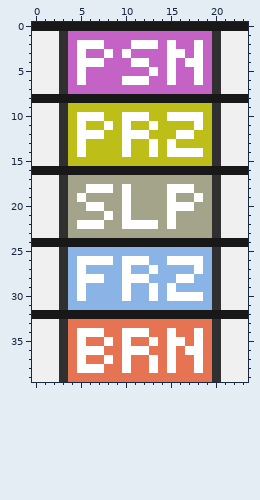
Edited in one commit: pixel-art sprite (graphics/battle_interface/status4.png). Above, as it was before the edit.
The file is 24x40 pixels.
After the commit:
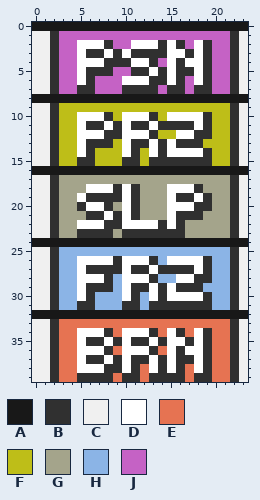
Palette (. is transparent): A #181818  B #303030  C #f0f0f0  D #ffffff  E #e67352  F #bebe18  G #a4a48b  H #8bb4e6  J #c562c5
Author's note on the commit: Updated status icons. Fixed HP bar anim palette.
Difference:
@@ x 0..23 @@
  0 AAAAAAAAAAAAAAAAAAAAAAAA
- 1 CCCBJJJJJJJJJJJJJJJJBCCC
- 2 CCCBJDDDJJJDDDJDJJDJBCCC
- 3 CCCBJDJJDJDJJJJDDJDJBCCC
- 4 CCCBJDDDJJJDDJJDJDDJBCCC
- 5 CCCBJDJJJJJJJDJDJJDJBCCC
- 6 CCCBJDJJJJDDDJJDJJDJBCCC
- 7 CCCBJJJJJJJJJJJJJJJJBCCC
+ 1 CCBJJJJJJJJJJJJJJJJJJJBC
+ 2 CCBJJDDDBJJDDDBDBJDBJJBC
+ 3 CCBJJDBBDBDBBBBDDBDBJJBC
+ 4 CCBJJDDDBBBDDBJDBDDBJJBC
+ 5 CCBJJDBBBJJBBDBDBBDBJJBC
+ 6 CCBJJDBJJJDDDBBDBJDBJJBC
+ 7 CCBJJBBJJJBBBBJBBJBBJJBC
  8 AAAAAAAAAAAAAAAAAAAAAAAA
- 9 CCCBFFFFFFFFFFFFFFFFBCCC
-10 CCCBFDDDFFDDDFFDDDDFBCCC
-11 CCCBFDFFDFDFFDFFFFDFBCCC
-12 CCCBFDDDFFDDDFFFDDFFBCCC
-13 CCCBFDFFFFDFFDFDFFFFBCCC
-14 CCCBFDFFFFDFFDFDDDDFBCCC
-15 CCCBFFFFFFFFFFFFFFFFBCCC
+ 9 CCBFFFFFFFFFFFFFFFFFFFBC
+10 CCBFFDDDBFDDDBFDDDDBFFBC
+11 CCBFFDBBDBDBBDBBBBDBFFBC
+12 CCBFFDDDBBDDDBFFDDBBFFBC
+13 CCBFFDBBBFDBBDBDBBBFFFBC
+14 CCBFFDBFFFDBFDBDDDDBFFBC
+15 CCBFFBBFFFBBFBBBBBBBFFBC
 16 AAAAAAAAAAAAAAAAAAAAAAAA
-17 CCCBGGGGGGGGGGGGGGGGBCCC
-18 CCCBGGDDDGDGGGGDDDGGBCCC
-19 CCCBGDGGGGDGGGGDGGDGBCCC
-20 CCCBGGDDGGDGGGGDDDGGBCCC
-21 CCCBGGGGDGDGGGGDGGGGBCCC
-22 CCCBGDDDGGDDDDGDGGGGBCCC
-23 CCCBGGGGGGGGGGGGGGGGBCCC
+17 CCBGGGGGGGGGGGGGGGGGGGBC
+18 CCBGGGDDDBDBGGGDDDBGGGBC
+19 CCBGGDBBBBDBGGGDBBDBGGBC
+20 CCBGGBDDBGDBGGGDDDBBGGBC
+21 CCBGGGBBDBDBGGGDBBBGGGBC
+22 CCBGGDDDBBDDDDBDBGGGGGBC
+23 CCBGGBBBBGBBBBBBBGGGGGBC
 24 AAAAAAAAAAAAAAAAAAAAAAAA
-25 CCCBHHHHHHHHHHHHHHHHBCCC
-26 CCCBHDDDDHDDDHHDDDDHBCCC
-27 CCCBHDHHHHDHHDHHHHDHBCCC
-28 CCCBHDDDHHDDDHHHDDHHBCCC
-29 CCCBHDHHHHDHHDHDHHHHBCCC
-30 CCCBHDHHHHDHHDHDDDDHBCCC
-31 CCCBHHHHHHHHHHHHHHHHBCCC
+25 CCBHHHHHHHHHHHHHHHHHHHBC
+26 CCBHHDDDDBDDDBHDDDDBHHBC
+27 CCBHHDBBBBDBBDBBBBDBHHBC
+28 CCBHHDDDBHDDDBHHDDBBHHBC
+29 CCBHHDBBBHDBBDBDBBBHHHBC
+30 CCBHHDBHHHDBHDBDDDDBHHBC
+31 CCBHHBBHHHBBHBBBBBBBHHBC
 32 AAAAAAAAAAAAAAAAAAAAAAAA
-33 CCCBEEEEEEEEEEEEEEEEBCCC
-34 CCCBEDDDEEDDDEEDEEDEBCCC
-35 CCCBEDEEDEDEEDEDDEDEBCCC
-36 CCCBEDDDEEDDDEEDEDDEBCCC
-37 CCCBEDEEDEDEEDEDEEDEBCCC
-38 CCCBEDDDEEDEEDEDEEDEBCCC
-39 CCCBEEEEEEEEEEEEEEEEBCCC
+33 CCBEEEEEEEEEEEEEEEEEEEBC
+34 CCBEEDDDBEDDDBEDBEDBEEBC
+35 CCBEEDBBDBDBBDBDDBDBEEBC
+36 CCBEEDDDBEDDDBEDBDDBEEBC
+37 CCBEEDBBDBDBBDBDBBDBEEBC
+38 CCBEEDDDBBDBEDBDBEDBEEBC
+39 CCBEEBBBBEBBEBBBBEBBEEBC
Pixel boxes of the changes (left, top, right, bottom) in both pictures:
changed: (50, 31, 239, 382)
